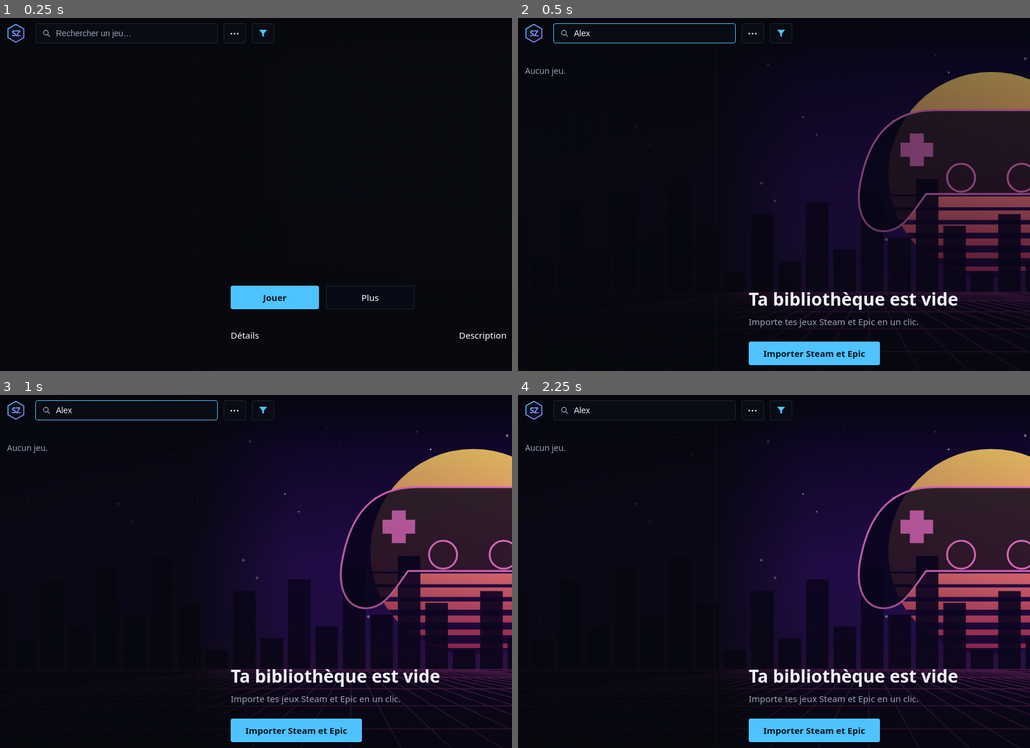
Above: before the commit, frames 1-4 (two rows, left to right).
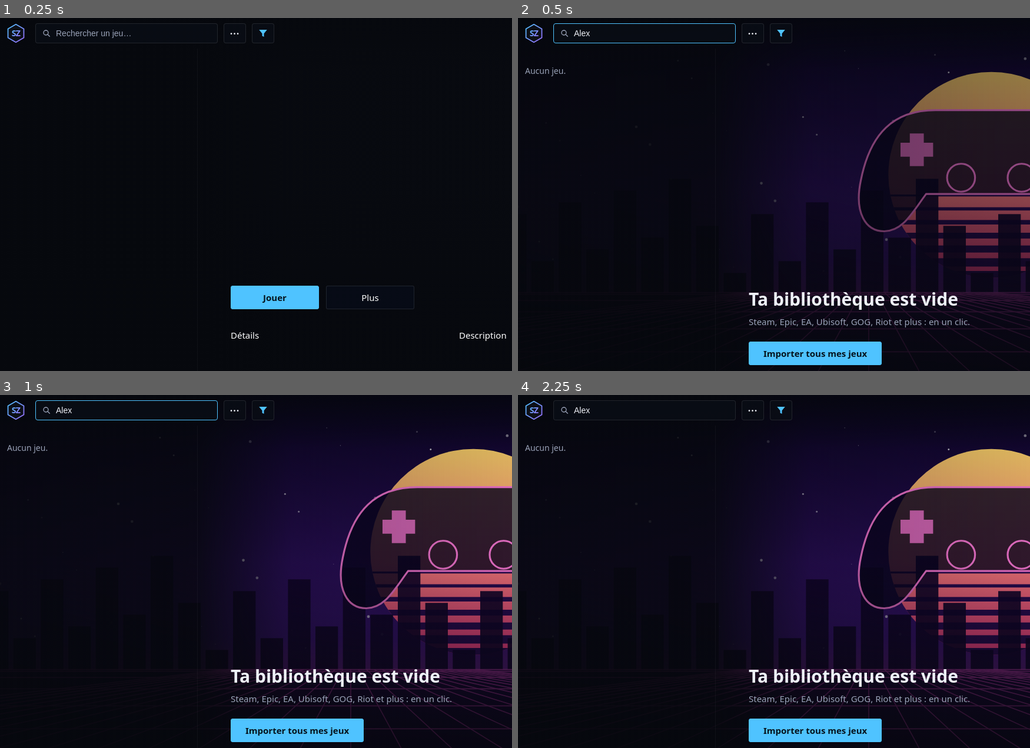
Above: after the commit, the same moments.

Repository: ShyZiio/Launcher-V3-game
Game: browser game, page index.html
Two runs of this game, one before a commit and one after it. Both use one fixed random seed, a clock stepped at 60 frames per second and the inputs below.
Inputs (mouse positions are in pixels of both pictures, inside the frame that each line leads up to):
- Up to frame 1 (0.25 s): no input
- Up to frame 2 (0.5 s): click (651, 32) at 0.27 s; type "Alex" at 0.27 s
- Up to frame 3 (1 s): no input
- Up to frame 4 (2.25 s): hold Down 1.03-1.3 s; tap Space at 1.1, 1.6, 2.1 s; hold Up 1.35-1.65 s; hold Up 1.7-1.93 s; hold Down from 1.98 s (still down); click "Importer Steam et Epic" (after the commit: "Importer tous mes jeux") at 2.02 s

Frame 1 is identical in both runs. In frame 2, 0.5% of the frame differs, in the area x 45-89%, y 85-99%; in frame 3, 0.5%; in frame 4, 0.5%.
Error in both runs: TypeError: Cannot read properties of undefined (reading 'getGames')

Commit message:
Update index.html

Diff:
--- a/index.html
+++ b/index.html
@@ -31,9 +31,11 @@
       <div class="dropdown">
         <button id="addBtn" class="sq" title="Ajouter des jeux">···</button>
         <div id="menu" class="menu hidden">
-          <button id="miImport">Importer Steam et Epic</button>
+          <button id="miImport">Importer tous mes jeux</button>
           <button id="miValorant">Ajouter Valorant</button>
           <button id="miExe">Ajouter un jeu (.exe)</button>
+          <button id="miArt">Trouver les images manquantes</button>
+          <button id="miKey">Clé SteamGridDB (images auto)…</button>
         </div>
       </div>
 
@@ -84,8 +86,8 @@
 
         <section id="emptyState" class="empty hidden">
           <h2>Ta bibliothèque est vide</h2>
-          <p>Importe tes jeux Steam et Epic en un clic.</p>
-          <button id="emptyImport" class="play">Importer Steam et Epic</button>
+          <p>Steam, Epic, EA, Ubisoft, GOG, Riot et plus : en un clic.</p>
+          <button id="emptyImport" class="play">Importer tous mes jeux</button>
         </section>
       </main>
     </div>
@@ -102,6 +104,18 @@
     </div>
   </div>
 
+  <div id="keyModal" class="modal hidden">
+    <div class="box">
+      <h2>Images automatiques</h2>
+      <p class="hint">Pour récupérer les fonds et logos de tous tes jeux (Valorant, Genshin…), colle ta clé gratuite SteamGridDB. Tu la crées sur steamgriddb.com : connexion, puis Préférences, puis API.</p>
+      <input id="keyInput" type="password" placeholder="Clé API SteamGridDB" autocomplete="off">
+      <div class="row">
+        <button id="keyCancel" class="more">Annuler</button>
+        <button id="keyOk" class="play">Enregistrer</button>
+      </div>
+    </div>
+  </div>
+
   <div id="toast" class="toast hidden"></div>
   <script src="renderer.js"></script>
 </body>
